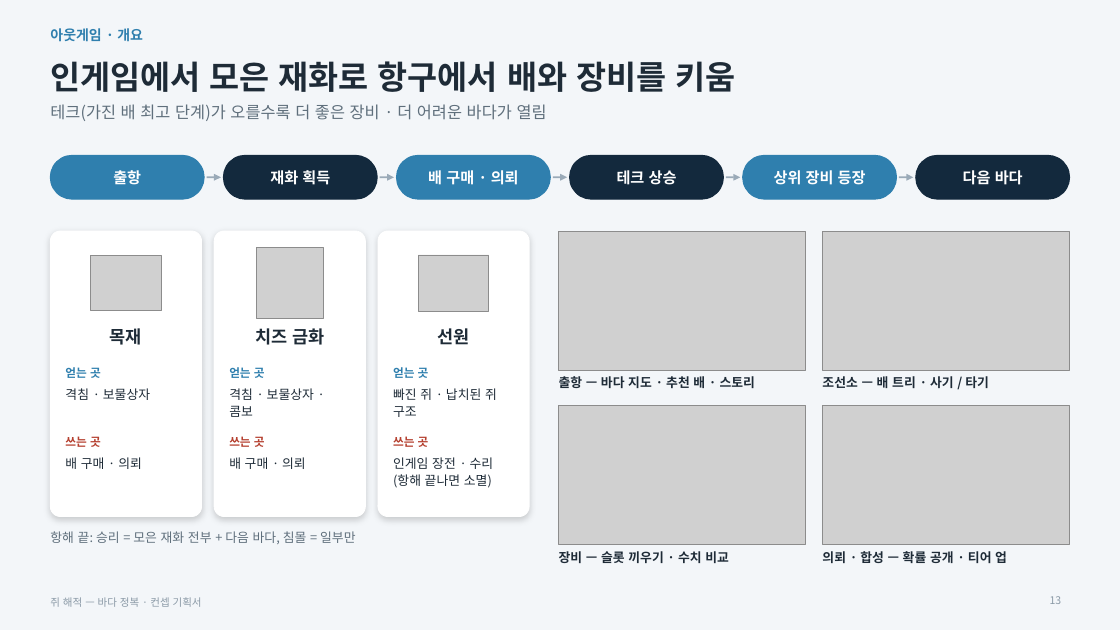
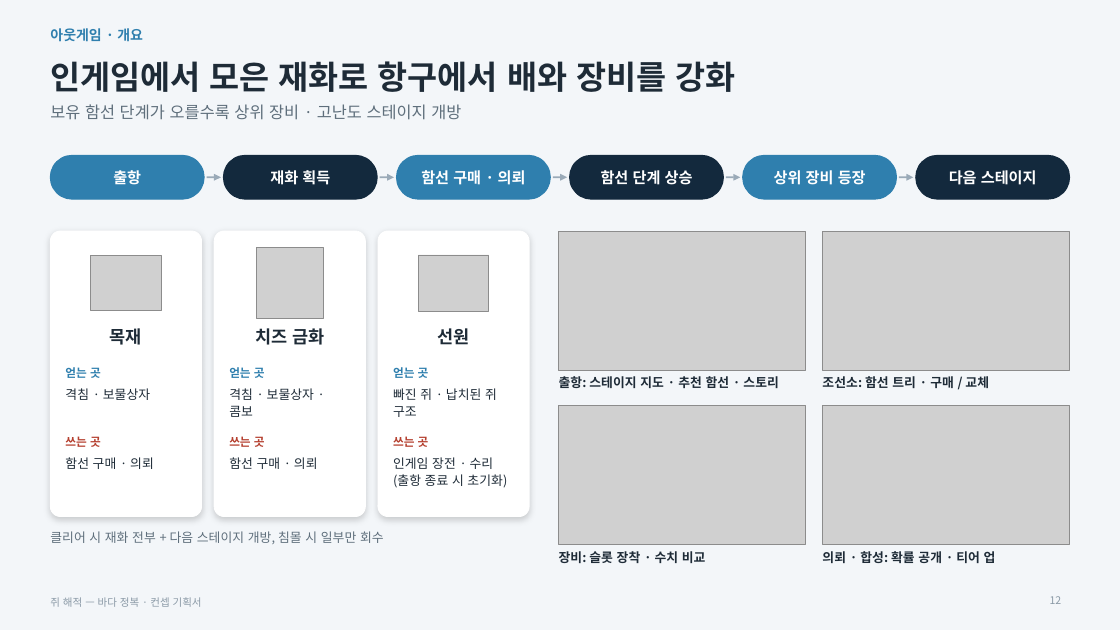
Before and after one commit to inory16351/RatPlain, a slide deck: slide 12 of Pirat_Plan/쥐해적_컨셉기획서.pptx (slide 13 before the commit). Drawn at 1120x630 pixels with LibreOffice and Linux fonts; fonts in the diff are those of the drawing; grey boxes stand for pictures. Boxes give left, top, right and bottom in pixels: in the first picture for what was removed or moved away, otherwise in the second. Text is boxed around its words. In the diff, an @@ line names an element or a change of style, - is before the commit and + after.

```diff
--- a/Pirat_Plan/쥐해적_컨셉기획서.pptx
+++ b/Pirat_Plan/쥐해적_컨셉기획서.pptx
@@ title at [50,61,735,92]: text changed @@
-인게임에서 모은 재화로 항구에서 배와 장비를 키움
+인게임에서 모은 재화로 항구에서 배와 장비를 강화
@@ text at [50,104,461,120]: text changed @@
-테크(가진 배 최고 단계)가 오를수록 더 좋은 장비 · 더 어려운 바다가 열림
+보유 함선 단계가 오를수록 상위 장비 · 고난도 스테이지 개방
@@ text at [421,170,526,185]: text changed @@
-배 구매 · 의뢰
+함선 구매 · 의뢰
@@ text at [601,170,693,185]: text changed @@
-테크 상승
+함선 단계 상승
@@ text at [949,170,1037,185]: text changed @@
-다음 바다
+다음 스테이지
@@ text at [559,376,778,388]: text changed @@
-출항 — 바다 지도 · 추천 배 · 스토리
+출항: 스테이지 지도 · 추천 함선 · 스토리
@@ text at [822,376,989,388]: text changed @@
-조선소 — 배 트리 · 사기 / 타기
+조선소: 함선 트리 · 구매 / 교체
@@ text at [65,457,154,469]: text changed @@
-배 구매 · 의뢰
+함선 구매 · 의뢰
@@ text at [229,457,318,469]: text changed @@
-배 구매 · 의뢰
+함선 구매 · 의뢰
@@ text at [393,457,507,488]: text changed @@
-인게임 장전 · 수리 (항해 끝나면 소멸)
+인게임 장전 · 수리 (출항 종료 시 초기화)
@@ text at [50,531,384,544]: text changed @@
-항해 끝: 승리 = 모은 재화 전부 + 다음 바다, 침몰 = 일부만
+클리어 시 재화 전부 + 다음 스테이지 개방, 침몰 시 일부만 회수
@@ text at [559,551,706,563]: text changed @@
-장비 — 슬롯 끼우기 · 수치 비교
+장비: 슬롯 장착 · 수치 비교
@@ text at [822,551,996,563]: text changed @@
-의뢰 · 합성 — 확률 공개 · 티어 업
+의뢰 · 합성: 확률 공개 · 티어 업
```
Also in this commit, not shown: 16 other slides changed, 1 slide removed, 1 other file.
